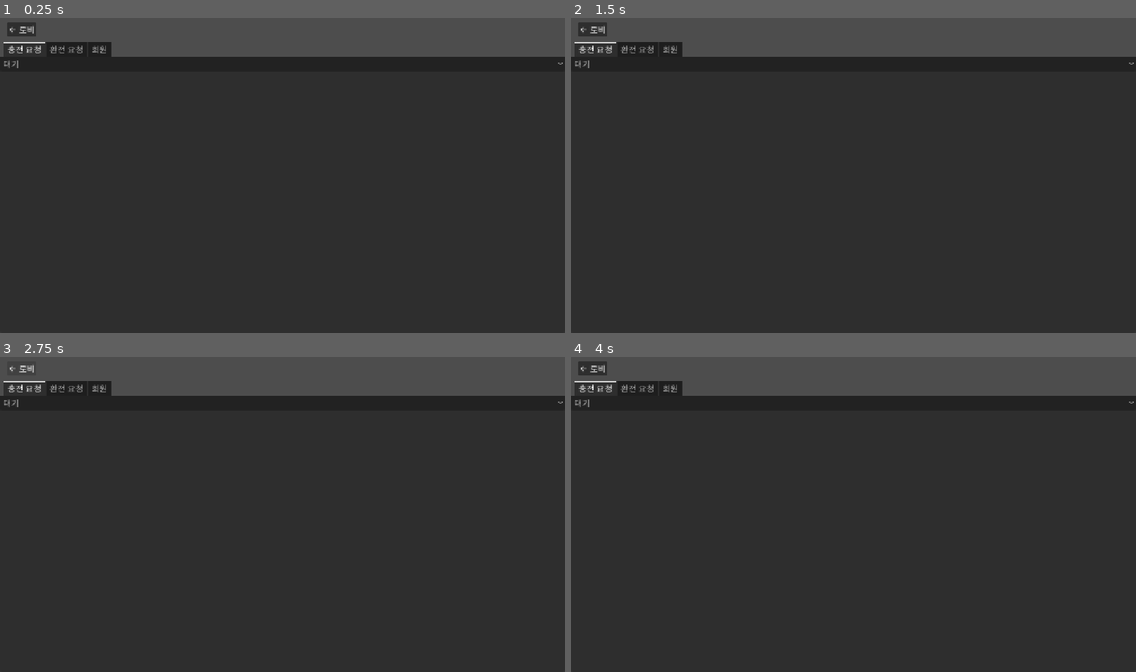
Above: before the commit, frames 1-4 (two rows, left to right).
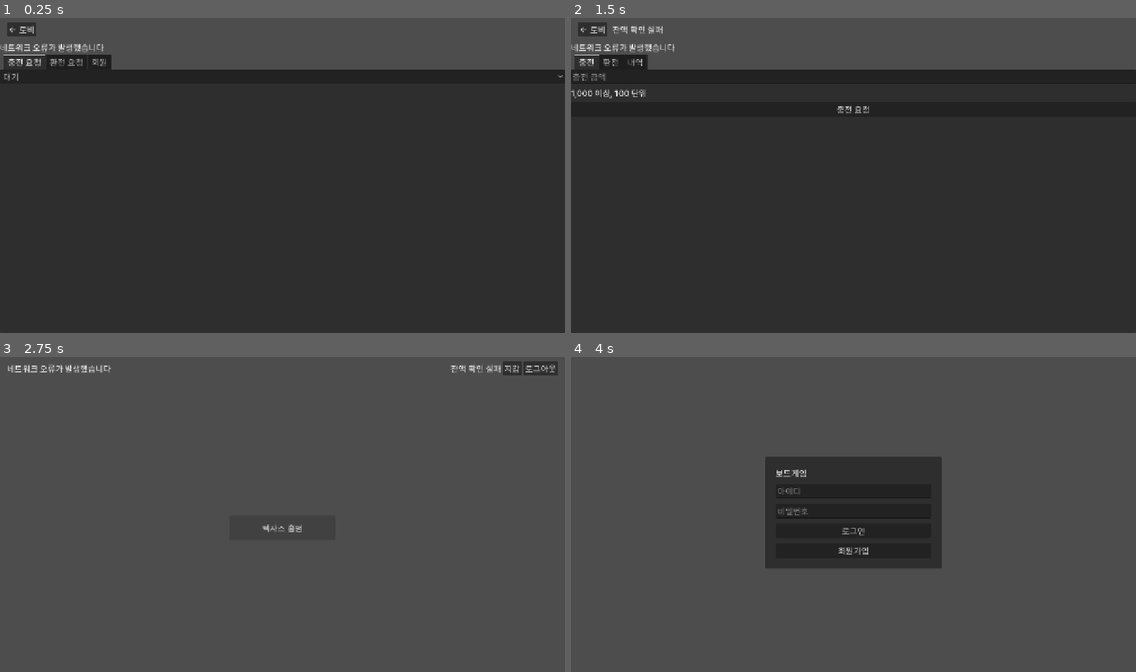
Above: after the commit, the same moments.

Repository: modify879/board-game-godot
Game: Godot game, scene res://admin/admin.tscn
Same seed, same stepped clock (60 frames per second), same inputs: the game is played once before the commit and once after it. This scene is started directly instead of the project's main scene.
Inputs (mouse positions are in pixels of both pictures, inside the frame that each line leads up to):
- Up to frame 1 (0.25 s): no input
- Up to frame 2 (1.5 s): click "← 로비" at 0.5 s; click (1085, 30) at 1.25 s, where only the run after the commit has a clickable "지갑"
- Up to frame 3 (2.75 s): click "← 로비" at 2 s
- Up to frame 4 (4 s): click (853, 404) at 2.75 s, where only the run before the commit has a clickable "대기"; click (1113, 369) at 3.5 s, where only the run after the commit has a clickable "로그아웃"

The runs differ from the first frame. In frame 1, 4.2% of the frame differs, in the area x 0-100%, y 7-20%; in frame 2, 5.0%; in frame 3, 88%, in the area x 0-100%, y 1-100%; in frame 4, 78%.
Error before the commit: Parse Error: Too many arguments for "accept()" call. Expected at most 4 but received 5. (res://admin/admin.gd:112)

Commit message:
fix(admin): ID 를 고치면 화면의 회원을 비우고 요청 중 입력을 잠그며 역할을 여러 쪽에서 찾는다

Diff:
--- a/admin/admin.gd
+++ b/admin/admin.gd
@@ -59,6 +59,11 @@
 	# 입력이 바뀌면 새 키. 실패 뒤 입력을 그대로 두고 다시 누르면 같은 키가 나가 중복 반영되지 않는다
 	for e in [user_id_edit, adjust_amount_edit, adjust_reason_edit]:
 		e.text_changed.connect(func(_t: String) -> void: _new_key())
+	# 손으로 고치면 화면의 회원 정보·역할이 더는 입력과 맞지 않는다 — 비워서 작업 대상이 어긋나지 않게 한다
+	user_id_edit.text_changed.connect(func(_t: String) -> void:
+		selected_id = -1
+		user_info_label.text = ""
+		_clear_role())
 	_new_key()
 	_on_tab_changed(tabs.current_tab)
 
@@ -109,7 +114,7 @@
 	if statuses[kind].selected == 0:
 		path += "&status=PENDING"
 	var r: Dictionary = await Api.request(HTTPClient.METHOD_GET, path)
-	if not await pagers[kind].accept(gen, page, r, func(p: int) -> void: await _load(kind, p), _show_error):
+	if not await pagers[kind].accept(gen, page, r, _show_error):
 		return
 	var items := Api.page_items(r.data)
 	Rows.clear(rows[kind])
@@ -153,6 +158,8 @@
 func _set_busy(on: bool) -> void:
 	_busy = on
 	back_button.disabled = on
+	for e in [user_id_edit, adjust_amount_edit, adjust_reason_edit]:
+		e.editable = not on # 요청 중 편집이 보낸 값과 어긋나지 않게
 
 
 ## 요청 보내기. 호출부가 _set_busy(true) 로 잡고 _finish 뒤에 푼다 — 재조회까지 끝나야 뒤로 갈 수 있다
@@ -221,7 +228,7 @@
 	var gen := users.begin()
 	var path := "/api/admin/users?query=%s&page=%d&size=%d" % [user_query.uri_encode(), page, PAGE_SIZE]
 	var r: Dictionary = await Api.request(HTTPClient.METHOD_GET, path)
-	if not await users.accept(gen, page, r, _load_users, _show_error):
+	if not await users.accept(gen, page, r, _show_error):
 		return
 	var items := Api.page_items(r.data)
 	Rows.clear(user_rows)
@@ -318,14 +325,20 @@
 		return
 	if r.ok:
 		# /api/users/{id} 에는 role·locked 가 없다 — 관리자 목록에서 같은 회원을 찾아 맞춘다
-		var list: Dictionary = await Api.request(HTTPClient.METHOD_GET, "/api/admin/users?query=%s&size=20" % str(r.data.username).uri_encode())
-		if selected_id != id:
-			return
-		if list.ok:
+		# 서버에 단건 조회 API 를 요청했다 — 생기면 바꾼다
+		var query := str(r.data.username).uri_encode()
+		for p in 5: # 부분 일치라 같은 id 가 첫 쪽에 없을 수 있다 — 최대 5쪽(500명)까지 찾는다
+			var list: Dictionary = await Api.request(HTTPClient.METHOD_GET, "/api/admin/users?query=%s&page=%d&size=100" % [query, p])
+			if selected_id != id:
+				return
+			if not list.ok:
+				break
 			for item in Api.page_items(list.data):
 				if int(item.id) == id:
 					await _show_user(item)
 					return
+			if p + 1 >= int(list.data.page.totalPages):
+				break
 		_clear_role()
 		var info := "%s (%s)" % [r.data.nickname, r.data.username]
 		user_info_label.text = info
